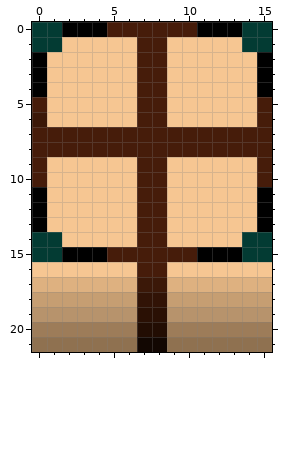
Pixel-art sprite, stored at HermanElectro-master/Graphics3D/concretewallconductive.png. Above is the file before it was changed.
The file is 16x22 pixels. Colours within 5 levels of each other are drawn and written as one.
Once edited:
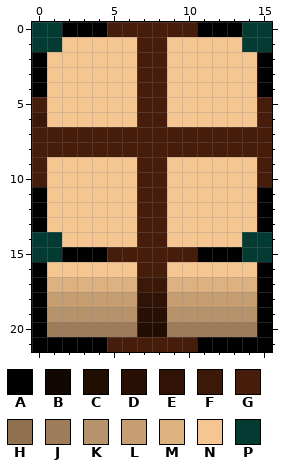
Palette (. is transparent): A #000000  B #120702  C #220d03  D #2a1004  E #311306  F #3b1808  G #461c0a  H #8f7150  J #9d7c59  K #b7936c  L #c69e72  M #deb180  N #f6c692  P #033b33
Changes in this commit:
Colour H gives way to colour A in row 21 at x 0 to 4 and 11 to 15.
Colour J gives way to colour A in row 20 at x 0 and 15.
Colour K gives way to colour A in row 19 at x 0 and 15.
Colour L gives way to colour A in row 18 at x 0 and 15.
Colour M gives way to colour A in row 17 at x 0 and 15.
Colour N gives way to colour A in row 16 at x 0 and 15.
Colour B gives way to colour G in row 21 at x 7 to 8.
Colour H gives way to colour G in row 21 at x 5 to 6 and 9 to 10.
Boxes around the changes in both pictures, in picture pixels (x1, y1, x2, y2):
changed: (32, 262, 272, 352)
